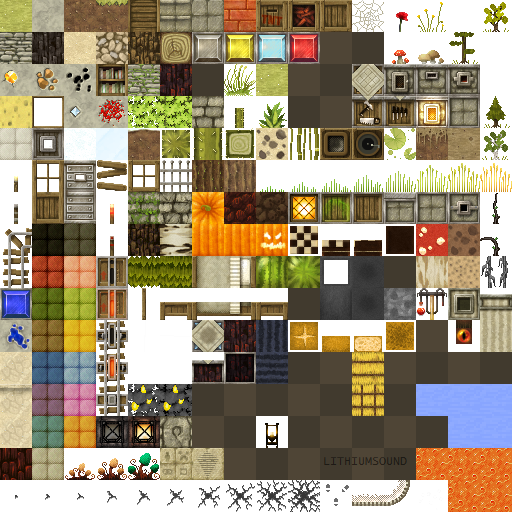
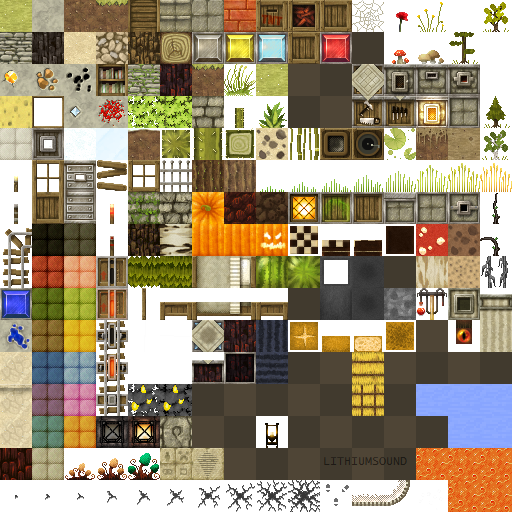
Layer changes from the first 512x512 image to the second:
painted on "Calque Copié" over [192, 32, 352, 96]
painted on "Arrière-plan" over [192, 32, 320, 96]
